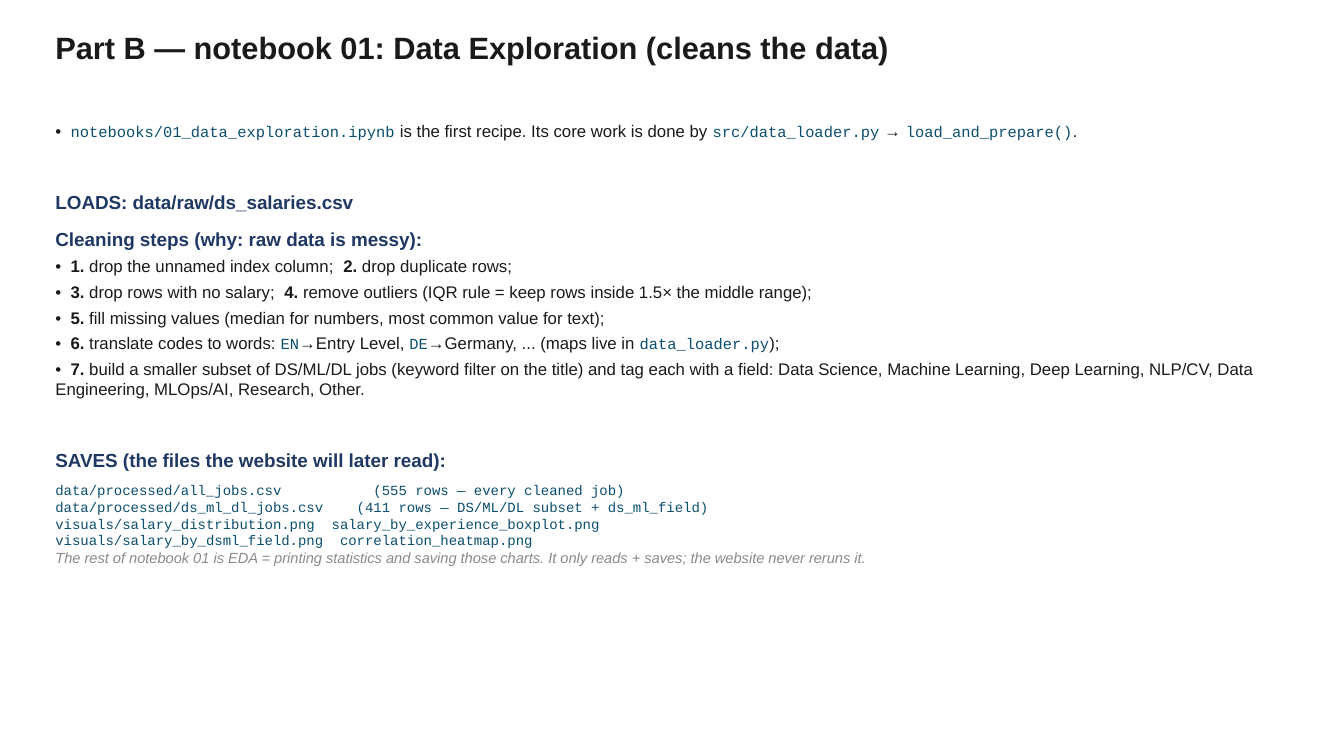
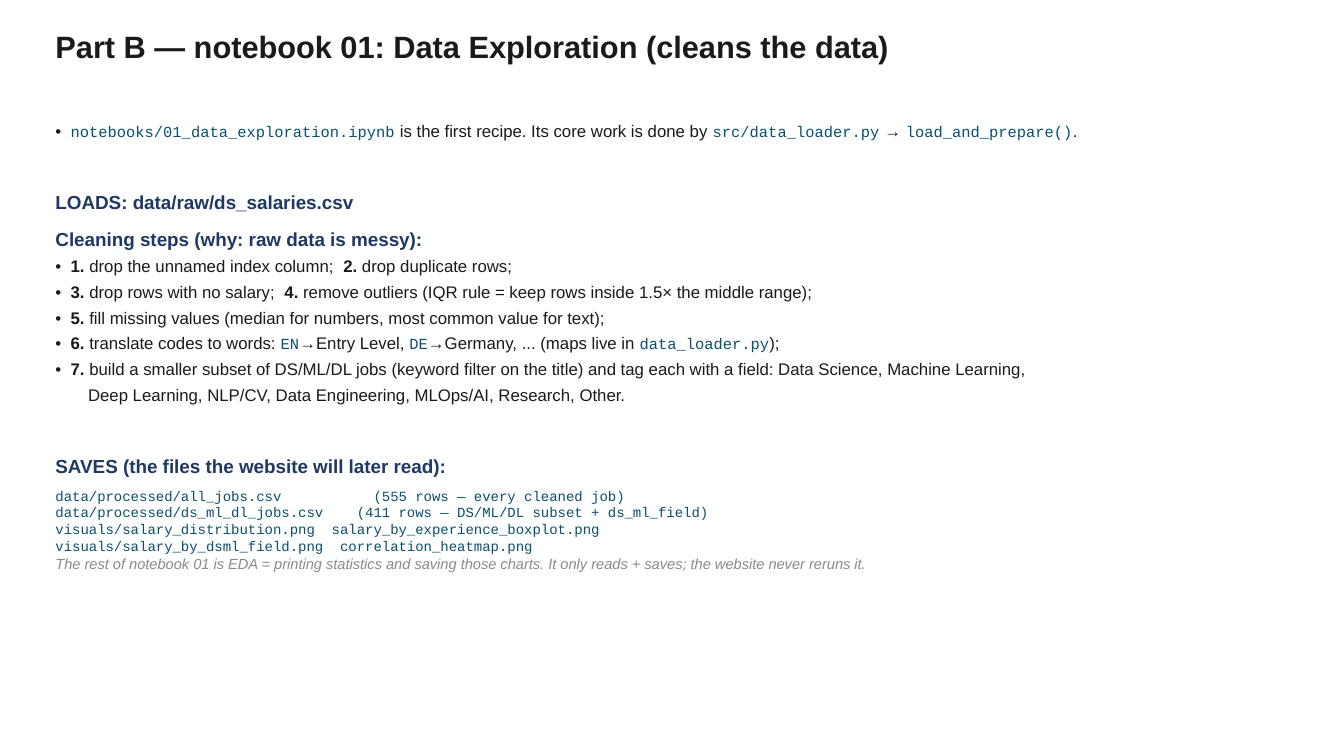
Before and after one commit to windows2t2/project-graduation, a slide deck: slide 8 of presentation.pptx (slide 9 before the commit). Drawn at 1344x756 pixels with LibreOffice and Linux fonts; fonts in the diff are those of the drawing. Boxes give left, top, right and bottom in pixels: in the first picture for what was removed or moved away, otherwise in the second. Text is boxed around its words. In the diff, an @@ line names an element or a change of style, - is before the commit and + after.

```diff
--- a/presentation.pptx
+++ b/presentation.pptx
@@ text at (x1=71, y1=363, x2=1025, y2=405): text changed @@
-• 7. build a smaller subset of DS/ML/DL jobs (keyword filter on the title) and tag each with a field: Data Science, Machine Learning, Deep Learning, NLP/CV, Data Engineering, MLOps/AI, Research, Other.
+• 7. build a smaller subset of DS/ML/DL jobs (keyword filter on the title) and tag each with a field: Data Science, Machine Learning,
+Deep Learning, NLP/CV, Data Engineering, MLOps/AI, Research, Other.
```
Also in this commit, not shown: 11 other slides changed, 3 slides removed.
